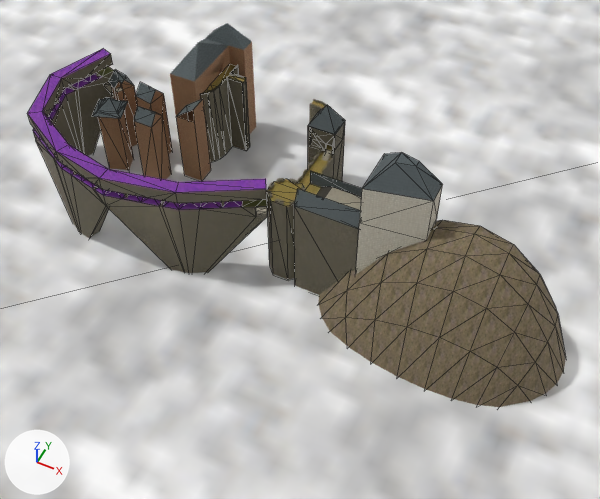
Before and after pictures for a commit that changed the FBX model halloweenHack/room1.fbx.
Rendered twice from a 50 mm lens placed at (4556.0, -9314.0, 9779.0), pointed at (522.0, -1247.0, -305.0). The axes (+X, +Y, +Z) are drawn at lower left. The lights are the same throughout. Mesh edges are drawn as thin lines on the coarser meshes. Where no turn or scale is listed for an object, it has been applied to the vertices. Vertices at the same position are counted once.
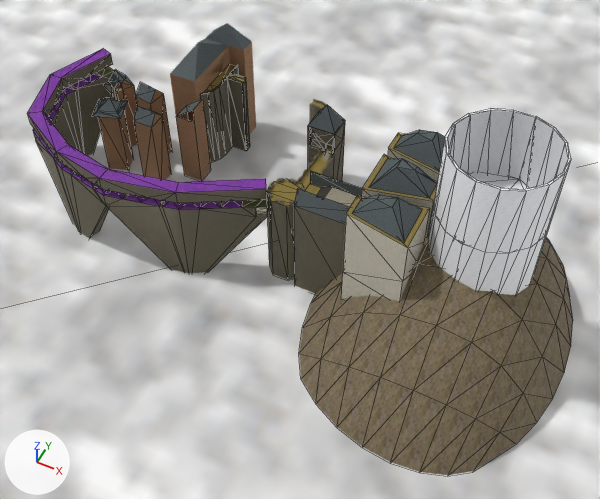
Where the newer file only moved an object's origin or applied its transform, the numbers keep the older frame.

Changed parts and their boxes (x1, y1, x2, y2) in the pictures (600 x 499 px; the box of a moved part takes in the faces that stretch with it):
'Plane002', reshaped, moved
    before: (318, 220, 566, 407)
    after: (299, 236, 573, 475)
'Object017', added
    after: (428, 109, 571, 295)
'Object016', added
    after: (341, 195, 430, 301)
    faces in mat_lighting_material__0 (picture img_stonewall_png): (341, 208, 430, 301)
    faces in mat_lighting__surface_slippery_material__16 (picture img_shingle_png): (352, 195, 423, 243)
    faces in mat_lighting_01___default (picture img_mossytile_png): (347, 196, 429, 248)
'Object014', reshaped
    before: (355, 152, 443, 275)
    after: (361, 154, 437, 237)
'Object015', added
    after: (388, 130, 445, 181)
    faces in mat_lighting__surface_slippery_material__16 (picture img_shingle_png): (394, 130, 445, 171)
    faces in mat_lighting_material__0 (picture img_stonewall_png): (388, 148, 439, 181)
    faces in mat_lighting_01___default (picture img_mossytile_png): (389, 133, 439, 174)
part 2 of me_mesh_024, moved or reshaped
    before: (359, 152, 443, 240)
    after: (361, 154, 437, 237)
part 3 of me_mesh_024, surface changed
    before: (355, 219, 437, 275)

What the commit changed:
Picture 'marble.png' (img_marble_png) is new.
Material '#LIGHTING 07 - Default' (mat_lighting_07___default) is new.
Its texture is img_marble_png (with its transparency).
Its roughness is 0.859.
me_mesh_024 is used by ob_object014; location (2013.0, -834.0, 250.0).
me_mesh_024 had 29 vertices, 50 faces and spanned x -500.0..500.0, y -416.0..416.0, z -793.0..1649.0.
me_mesh_024 now has 33 vertices, 52 faces and spans x -500.0..500.0, y -416.0..416.0, z -793.0..1553.0.
Part 2, on me_mesh_024:
4 vertices are removed from x -146.0..146.0, y -121.0..121.0, z 1649.0.
30 faces are deleted.
8 vertices are added at x -425.0..425.0, y -353.0..353.0, z 1240.0..1553.0.
14 new faces join them, mat_lighting_material__0 (picture img_stonewall_png).
10 new faces join them, mat_lighting__surface_slippery_material__16 (picture img_shingle_png).
4 new faces join them, mat_lighting_01___default (picture img_mossytile_png).
4 new faces join them, mat_lighting_material__40 (picture img_brickhouses_png).
me_mesh_024 part 3: 20 kept faces spanning x -500.0..500.0, y -416.0..416.0, z -793.0..534.0 get new texture (UV) coordinates.
me_mesh_024 now uses material mat_lighting_01___default.
me_mesh_024 now uses material mat_lighting_material__40 (picture img_brickhouses_png).
me_mesh_025 has 81 vertices, 128 faces and spans x -2464.0..1787.0, y -1302.0..1302.0, z -2132.0..239.0.
me_mesh_025 is used by ob_plane002; location (3230.0, -840.0, 707.0).
me_mesh_025 part 1: the whole mesh is multiplied about its middle by the matrix ((1.0, 0.0, 0.0), (0.0, 2.068, 0.0), (0.0, 0.0, 1.0)).
Mesh me_mesh_028 is new.
It has 88 vertices, 116 faces and spans x 500.0..2085.0, y -791.0..791.0, z -309.0..1963.0.
It uses material mat_lighting_07___default (picture img_marble_png).
Mesh me_mesh_025_1 is new.
It has 20 vertices, 28 faces and spans x -500.0..500.0, y -416.0..416.0, z -1168.0..1071.0.
Faces by material slot: [10, 16, 2].
It uses material mat_lighting__surface_slippery_material__16 (picture img_shingle_png).
It uses material mat_lighting_material__0 (picture img_stonewall_png).
It uses material mat_lighting_01___default (picture img_mossytile_png).
Mesh me_mesh_027 is new.
It has 20 vertices, 28 faces and spans x -500.0..500.0, y -416.0..416.0, z -1168.0..1071.0.
Faces by material slot: [10, 16, 2].
It uses material mat_lighting__surface_slippery_material__16 (picture img_shingle_png).
It uses material mat_lighting_material__0 (picture img_stonewall_png).
It uses material mat_lighting_01___default (picture img_mossytile_png).
Object 'Plane002' (ob_plane002) moves from (3230.0, -840.0, 707.0) to (3230.0, -840.0, 737.0).
Object 'Object017' (ob_object017) is new; it shows me_mesh_028.
Its location is (2013.0, -834.0, 678.0).
Object 'Object015' (ob_object015) is new; it shows me_mesh_025_1.
Its location is (2013.0, -73.0, 732.0).
Object 'Object016' (ob_object016) is new; it shows me_mesh_027.
Its location is (2013.0, -1597.0, 732.0).
